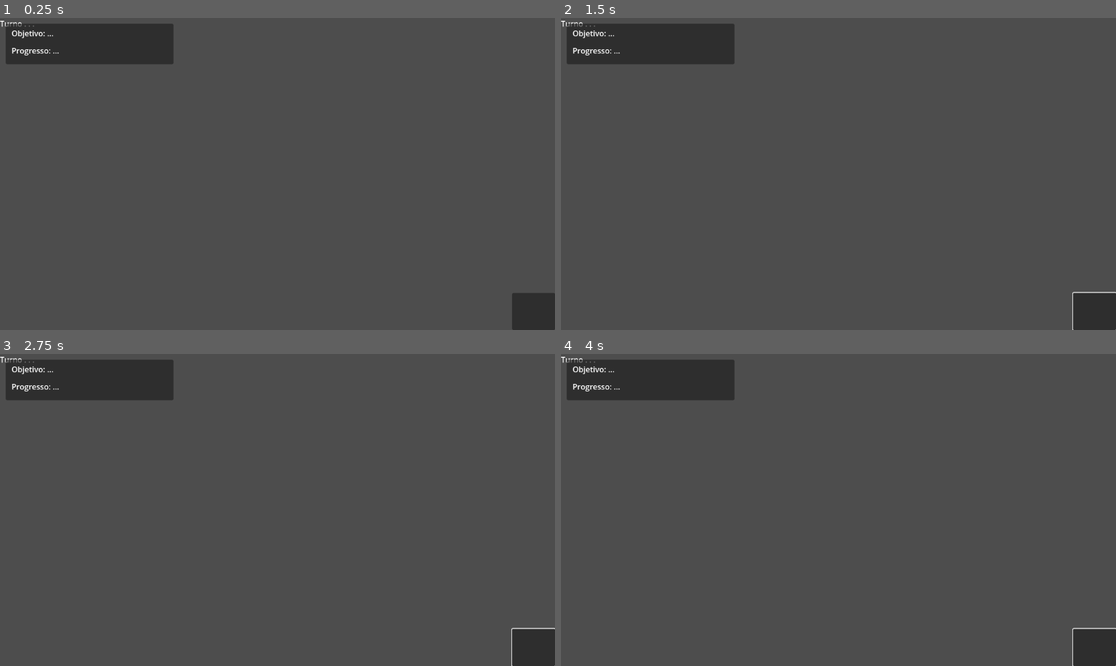
Above: before the commit, frames 1-4 (two rows, left to right).
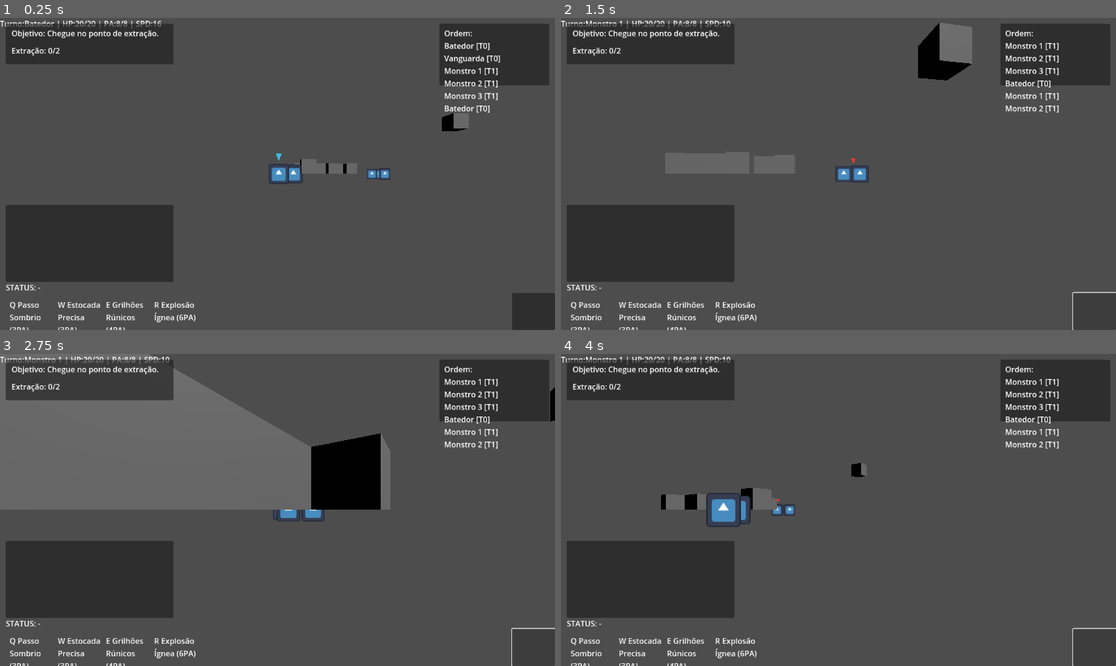
Above: after the commit, the same moments.

Repository: andrecc2507/JOGO
Game: Godot game, scene res://scene/main.tscn
Two runs of this game, one before a commit and one after it. Both use one fixed random seed, a clock stepped at 60 frames per second and the inputs below. The engine's default icon, where the game draws it, is replaced by a stand-in: a white triangle on a blue panel in a dark square.
Inputs (mouse positions are in pixels of both pictures, inside the frame that each line leads up to):
- Up to frame 1 (0.25 s): no input
- Up to frame 2 (1.5 s): click (1093, 311) at 0.5 s; tap Enter at 1.25 s; move the mouse to (960, 158) at 1.27 s; hold D from 1.28 s (still down); hold Q from 1.28 s (still down); click (960, 158) at 1.42 s
- Up to frame 3 (2.75 s): move the mouse to (166, 525) at 2.02 s; release D at 2.03 s; release Q at 2.03 s; hold S from 2.03 s (still down); tap E at 2.1 s
- Up to frame 4 (4 s): move the mouse to (894, 441) at 2.77 s; release S at 2.78 s; hold D 2.78-3.53 s; tap R at 2.85 s; move the mouse to (810, 572) at 3.52 s; hold W from 3.53 s (still down); tap 0 at 3.6 s; click (810, 572) at 3.67 s

The runs differ from the first frame. In frame 1, 14% of the frame differs, in the area x 1-99%, y 0-100%; in frame 2, 14%; in frame 3, 35%, in the area x 0-100%, y 0-100%; in frame 4, 14%.
Error before the commit: Parse Error: Expected statement, found "_" instead. (res://scripts/tactical/tactical_controller.gd:1999)
Error after the commit: Invalid assignment of property or key 'ring_sides' with value of type 'int' on a base object of type 'TorusMesh'. (res://scripts/tactical/tactical_controller.g…

Commit message:
Fix ability target mode default case

Diff:
--- a/scripts/tactical/tactical_controller.gd
+++ b/scripts/tactical/tactical_controller.gd
@@ -1996,8 +1996,8 @@
 			return "UNIT"
 		Abilities.TargetMode.SELF:
 			return "SELF"
-	_:
-		return "?"
+		_:
+			return "?"
 
 func _is_valid_ability_target_unit(act: Unit, ability: Dictionary, target: Unit) -> bool:
 	if act == null or target == null:
